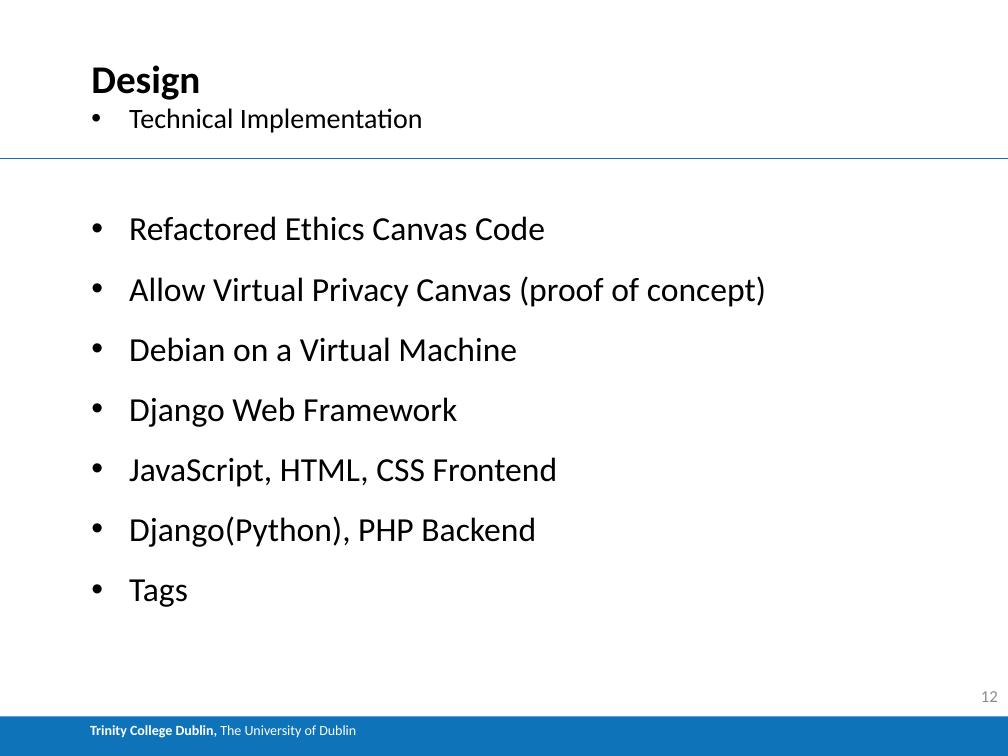
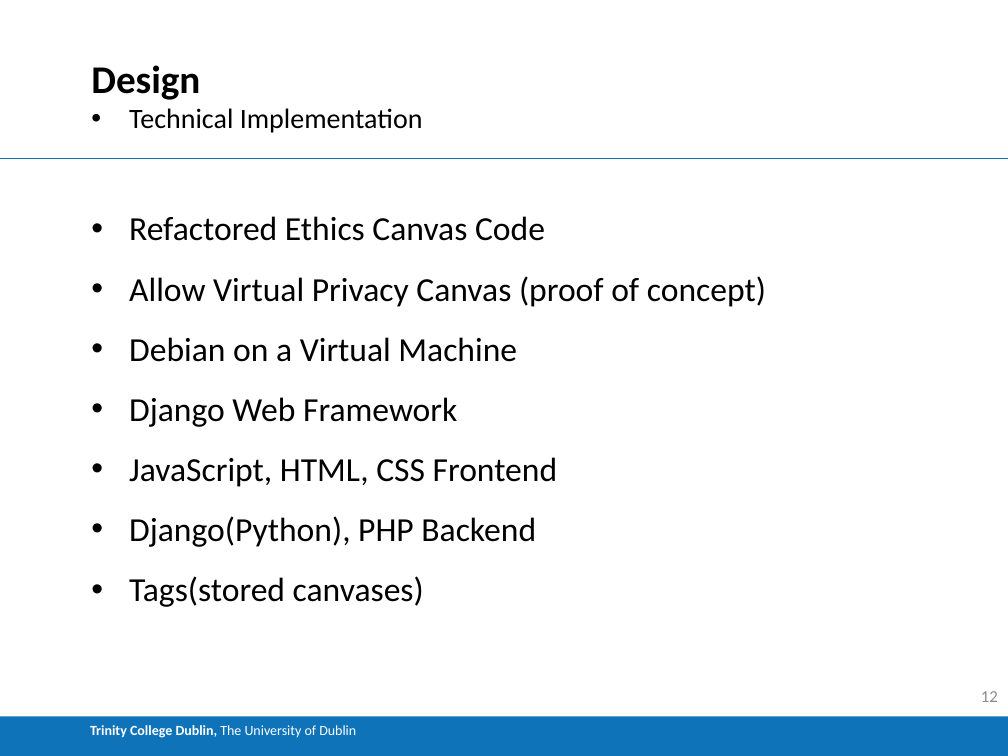
Before and after one commit to Buckley258/FYP, a slide deck: slide 12 of FYP_Demo.pptx. Drawn at 1008x756 pixels with LibreOffice and Linux fonts; fonts in the diff are those of the drawing. Boxes give left, top, right and bottom in pixels: in the first picture for what was removed or moved away, otherwise in the second. Text is boxed around its words. In the diff, an @@ line names an element or a change of style, - is before the commit and + after.

```diff
--- a/FYP_Demo.pptx
+++ b/FYP_Demo.pptx
@@ text at (129,576,424,607): text changed @@
-• Tags
+• Tags(stored canvases)
```
Also in this commit, not shown: 5 other slides changed, 12 other files.
